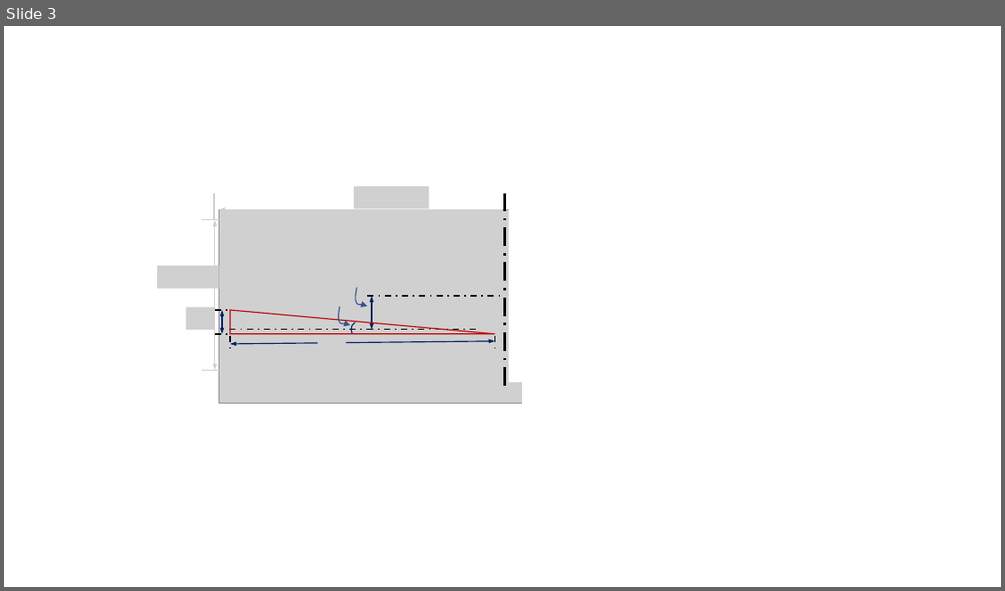
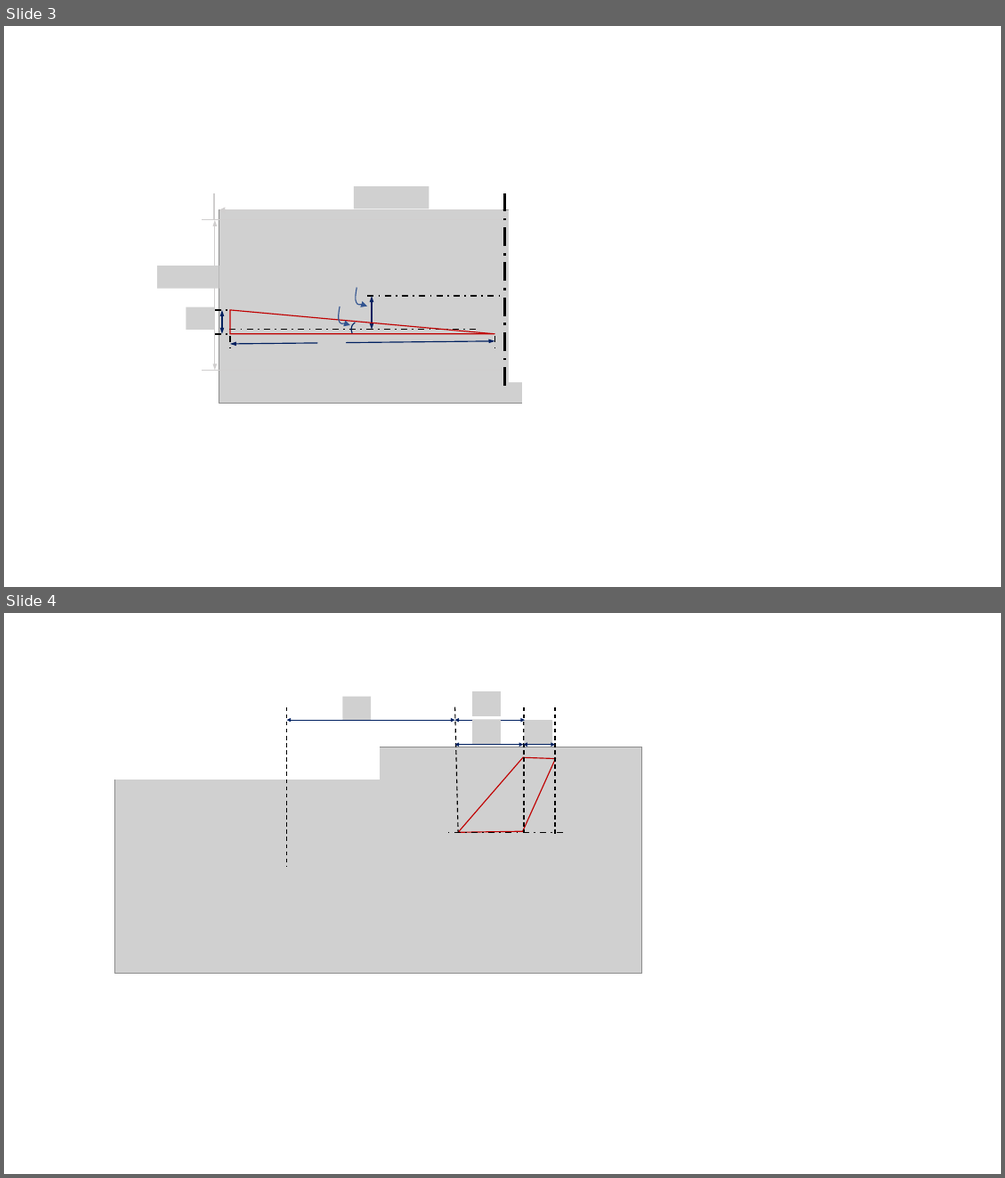
Before and after one commit to KantouniasA/flightDynamics, a slide deck: TechnicalReport/Figures.pptx. Shown one above the other, each under a label of ours: slide 3 before the commit, slides 3 and 4 after it. The pictures are 1005x591 and 1005x1178 pixels, drawn with LibreOffice and Linux fonts; fonts in the diff are those of the drawing; grey boxes stand for pictures. Boxes give left, top, right and bottom in pixels: in the first picture for what was removed or moved away, otherwise in the second. Text is boxed around its words. In the diff, an @@ line names an element or a change of style, - is before the commit and + after.

Commit message:
Figure dimentions ok

```diff
--- a/TechnicalReport/Figures.pptx
+++ b/TechnicalReport/Figures.pptx
@@ slide 4 added at bbox=[4, 613, 1001, 1174], background #FFFFFF @@
@@ picture added at bbox=[472, 691, 501, 716] @@
@@ rectangle added at bbox=[112, 698, 380, 779], fill #FFFFFF, outline #FFFFFF 1 pt @@
@@ line added from (287, 707) to (287, 866), #000000 1 pt dashed @@
@@ picture added at bbox=[343, 697, 372, 722] @@
@@ line added from (455, 707) to (458, 832), #000000 1 pt dashed @@
@@ picture added at bbox=[472, 719, 501, 744] @@
@@ line added from (523, 707) to (523, 832), #000000 1 pt dashed @@
@@ line added from (525, 707) to (525, 832), #000000 1 pt dashed @@
@@ line added from (555, 707) to (555, 835), #000000 1 pt dashed @@
@@ double arrow added from (455, 720) to (287, 720), #002060 1 pt @@
@@ double arrow added from (525, 720) to (455, 720), #002060 1 pt @@
@@ double arrow added from (523, 745) to (455, 745), #002060 1 pt @@
@@ double arrow added from (555, 745) to (523, 745), #002060 1 pt @@
@@ picture added at bbox=[525, 720, 553, 745] @@
@@ picture added at bbox=[114, 747, 642, 973] @@
@@ freeform shape added at bbox=[458, 757, 555, 832], outline #C00000 1 pt @@
@@ line added from (563, 832) to (446, 832), #000000 1.5 pt dashed @@
```
Also in this commit, not shown: 1 slide changed, 1 slide removed.
